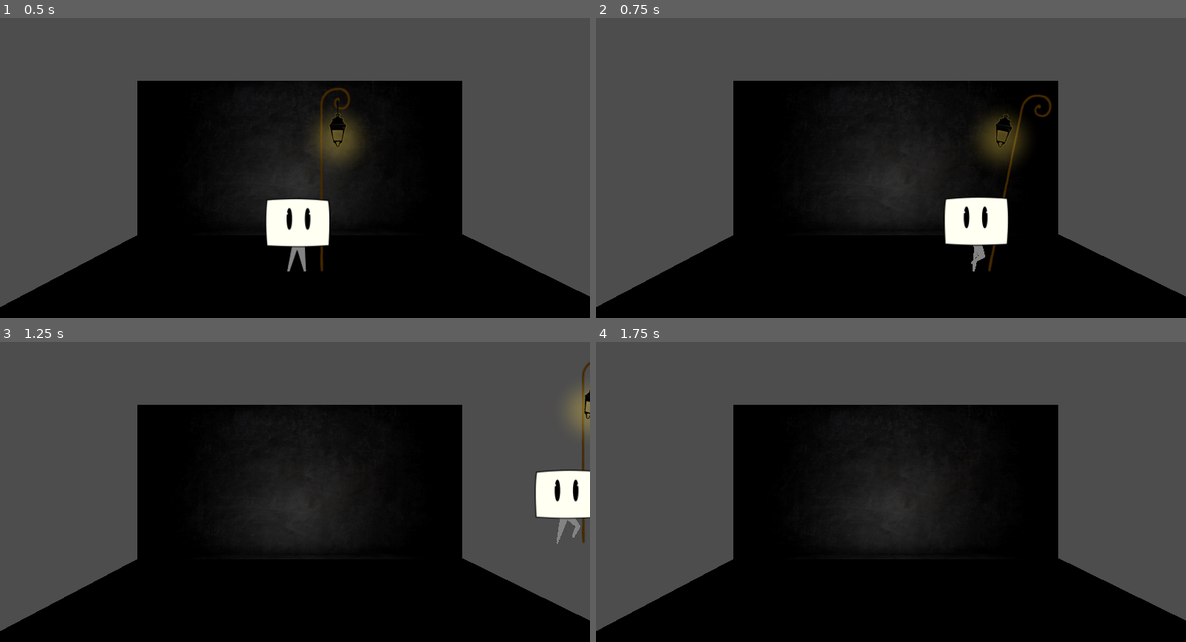
Above: before the commit, frames 1-4 (two rows, left to right).
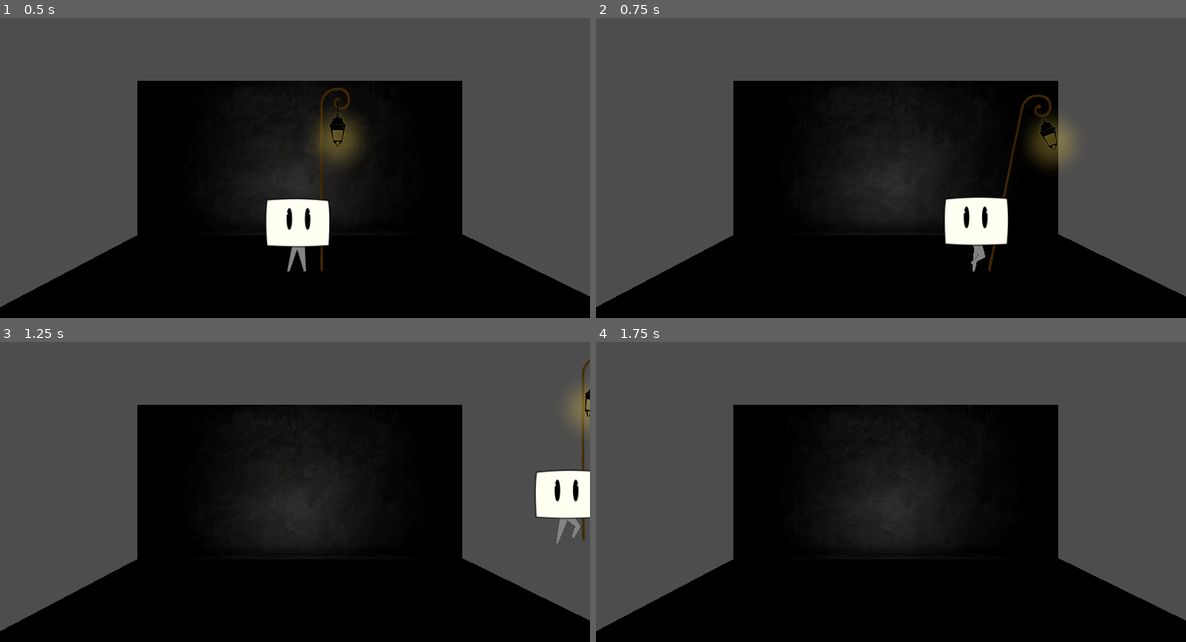
Above: after the commit, the same moments.

Repository: StormCreeper/TheBigBadChamallowKnight
Game: Godot game, scene res://scenes/proof_of_concept1.tscn
The game is run twice, just before and just after one commit, with the same random seed, the same clock (stepped at 60 frames per second) and the same inputs.
Inputs:
- Up to frame 1 (0.5 s): no input
- Up to frame 2 (0.75 s): tap Enter at 0.5 s; hold D (move_right) from 0.53 s (still down); hold S (swing_stick) from 0.53 s (still down)
- Up to frame 3 (1.25 s): keep holding D (move_right); keep holding S (swing_stick); tap Space (jump) at 0.77 s
- Up to frame 4 (1.75 s): release D (move_right) at 1.28 s; release S (swing_stick) at 1.28 s; hold Down from 1.28 s (still down); tap S (swing_stick) at 1.35 s; tap Space (jump) at 1.52 s

Frame 1 is identical in both runs. In frame 2, 1.7% of the frame differs, in the area x 64-81%, y 31-50%; in frame 3, less than 0.1%; in frame 4, nothing differs.

Commit message:
[bug fix] swinging while walking ok :)

Diff:
--- a/scenes/Weapon.gd
+++ b/scenes/Weapon.gd
@@ -31,15 +31,15 @@
 #handles the movements while the walk of the player
 func _on_player_idle():
 	if swing_finished :
-		$Dangle/animation.play("RESET")
+		$Dangle/animation.play("low_reset")
+		$Stick/animation.play("RESET")
 func _on_player_move_left():
-	if stickType == "crosse" :
-		$Dangle/animation.play("crosse_float_left")
+	if swing_finished :
+		$Stick/animation.play("walk")
+		if stickType == "crosse" :
+			$Dangle/animation.play("crosse_float_left")
 func _on_player_move_right():
-	if stickType == "crosse" :
-		$Dangle/animation.play("crosse_float_right")
-
-
-
-func _on_Dangle_animation_started(anim_name):
-	if anim_name != "RESET" : print(anim_name)
+	if swing_finished :
+		$Stick/animation.play("walk")
+		if stickType == "crosse" :
+			$Dangle/animation.play("crosse_float_right")
--- a/scenes/proof_of_concept1.tscn
+++ b/scenes/proof_of_concept1.tscn
@@ -90,7 +90,7 @@
 }]
 
 [sub_resource type="Animation" id="Animation_bpjbj"]
-length = 0.1
+length = 0.001
 step = 0.05
 tracks/0/type = "value"
 tracks/0/imported = false
@@ -99,7 +99,7 @@
 tracks/0/interp = 1
 tracks/0/loop_wrap = true
 tracks/0/keys = {
-"times": PackedFloat32Array(0.1),
+"times": PackedFloat32Array(0),
 "transitions": PackedFloat32Array(1),
 "update": 0,
 "values": [Vector3(0, 0, 0)]
@@ -111,7 +111,7 @@
 tracks/1/interp = 1
 tracks/1/loop_wrap = true
 tracks/1/keys = {
-"times": PackedFloat32Array(0.1),
+"times": PackedFloat32Array(0),
 "transitions": PackedFloat32Array(1),
 "update": 0,
 "values": [Vector3(0, 0, 0)]
@@ -132,7 +132,7 @@
 "times": PackedFloat32Array(0.1, 0.3),
 "transitions": PackedFloat32Array(1, 1),
 "update": 0,
-"values": [Vector3(0.778925, -0.0338659, 0), Vector3(1.59172, 0.135466, 0)]
+"values": [Vector3(0.778925, -0.0338659, 0), Vector3(1.592, 0.338, 0)]
 }
 tracks/1/type = "value"
 tracks/1/imported = false
@@ -161,7 +161,7 @@
 "times": PackedFloat32Array(0.1, 0.3),
 "transitions": PackedFloat32Array(1, 1),
 "update": 0,
-"values": [Vector3(-0.677328, -0.0338659, 0), Vector3(-1.52399, 0.135466, 0)]
+"values": [Vector3(-0.677328, -0.0338659, 0), Vector3(-1.524, 0.338, 0)]
 }
 tracks/1/type = "value"
 tracks/1/imported = false
@@ -202,6 +202,34 @@
 "transitions": PackedFloat32Array(1, 1, 1, 1, 1),
 "update": 0,
 "values": [Vector3(0, 0, 0), Vector3(0, 0, -0.904971), Vector3(0, 0, 0), Vector3(0, 0, 0.460767), Vector3(0, 0, 0)]
+}
+
+[sub_resource type="Animation" id="Animation_x4tfb"]
+resource_name = "low_reset"
+length = 0.2
+tracks/0/type = "value"
+tracks/0/imported = false
+tracks/0/enabled = true
+tracks/0/path = NodePath(".:rotation")
+tracks/0/interp = 1
+tracks/0/loop_wrap = true
+tracks/0/keys = {
+"times": PackedFloat32Array(0.2),
+"transitions": PackedFloat32Array(1),
+"update": 0,
+"values": [Vector3(0, 0, 0)]
+}
+tracks/1/type = "value"
+tracks/1/imported = false
+tracks/1/enabled = true
+tracks/1/path = NodePath(".:position")
+tracks/1/interp = 1
+tracks/1/loop_wrap = true
+tracks/1/keys = {
+"times": PackedFloat32Array(0.2),
+"transitions": PackedFloat32Array(1),
+"update": 0,
+"values": [Vector3(0, 0, 0)]
 }
 
 [sub_resource type="AnimationLibrary" id="AnimationLibrary_lm3yt"]
@@ -209,7 +237,8 @@
 "RESET": SubResource("Animation_bpjbj"),
 "crosse_float_left": SubResource("Animation_7hulr"),
 "crosse_float_right": SubResource("Animation_aivqo"),
-"crosse_swing": SubResource("Animation_nlf20")
+"crosse_swing": SubResource("Animation_nlf20"),
+"low_reset": SubResource("Animation_x4tfb")
 }
 
 [sub_resource type="SpriteFrames" id="SpriteFrames_3ugt5"]
@@ -266,32 +295,17 @@
 "update": 0,
 "values": [Vector3(0, 0, 0)]
 }
-
-[sub_resource type="Animation" id="Animation_c65dn"]
-resource_name = "reset"
-tracks/0/type = "value"
-tracks/0/imported = false
-tracks/0/enabled = true
-tracks/0/path = NodePath("Stick/sprite:position")
-tracks/0/interp = 1
-tracks/0/loop_wrap = true
-tracks/0/keys = {
-"times": PackedFloat32Array(0),
-"transitions": PackedFloat32Array(1),
-"update": 0,
-"values": [Vector3(0, 0, 0)]
-}
-tracks/1/type = "value"
-tracks/1/imported = false
-tracks/1/enabled = true
-tracks/1/path = NodePath("Stick/sprite:scale")
-tracks/1/interp = 1
-tracks/1/loop_wrap = true
-tracks/1/keys = {
-"times": PackedFloat32Array(0),
-"transitions": PackedFloat32Array(1),
-"update": 0,
-"values": [Vector3(1, 1, 1)]
+tracks/3/type = "value"
+tracks/3/imported = false
+tracks/3/enabled = true
+tracks/3/path = NodePath("Stick:position")
+tracks/3/interp = 1
+tracks/3/loop_wrap = true
+tracks/3/keys = {
+"times": PackedFloat32Array(0),
+"transitions": PackedFloat32Array(1),
+"update": 0,
+"values": [Vector3(0, 0, 0)]
 }
 
 [sub_resource type="Animation" id="Animation_isntg"]
@@ -323,11 +337,28 @@
 "values": [Vector3(0, 0, 0), Vector3(0, 0, -0.345279), Vector3(0, 0, 0)]
 }
 
+[sub_resource type="Animation" id="Animation_wsaww"]
+resource_name = "walk"
+length = 0.4
+loop_mode = 1
+tracks/0/type = "value"
+tracks/0/imported = false
+tracks/0/enabled = true
+tracks/0/path = NodePath("Stick:position")
+tracks/0/interp = 1
+tracks/0/loop_wrap = true
+tracks/0/keys = {
+"times": PackedFloat32Array(0.1, 0.3),
+"transitions": PackedFloat32Array(1, 1),
+"update": 0,
+"values": [Vector3(0, 0, 0), Vector3(0, 0.203198, 0)]
+}
+
 [sub_resource type="AnimationLibrary" id="AnimationLibrary_ucl4e"]
 _data = {
 "RESET": SubResource("Animation_i8378"),
-"reset": SubResource("Animation_c65dn"),
-"swing": SubResource("Animation_isntg")
+"swing": SubResource("Animation_isntg"),
+"walk": SubResource("Animation_wsaww")
 }
 
 [node name="Main" type="Node3D"]
@@ -407,6 +438,4 @@
 [connection signal="idle" from="Player" to="Player/Weapon" method="_on_player_idle"]
 [connection signal="move_left" from="Player" to="Player/Weapon" method="_on_player_move_left"]
 [connection signal="move_right" from="Player" to="Player/Weapon" method="_on_player_move_right"]
-[connection signal="animation_finished" from="Player/Weapon/Dangle/animation" to="Player/Weapon" method="_on_Dangle_animation_finished"]
-[connection signal="animation_started" from="Player/Weapon/Dangle/animation" to="Player/Weapon" method="_on_Dangle_animation_started"]
 [connection signal="animation_finished" from="Player/Weapon/Stick/animation" to="Player/Weapon" method="_on_stick_animation_finished"]
Not shown: 1 places in scenes/proof_of_concept1.tscn that only renumber resources
